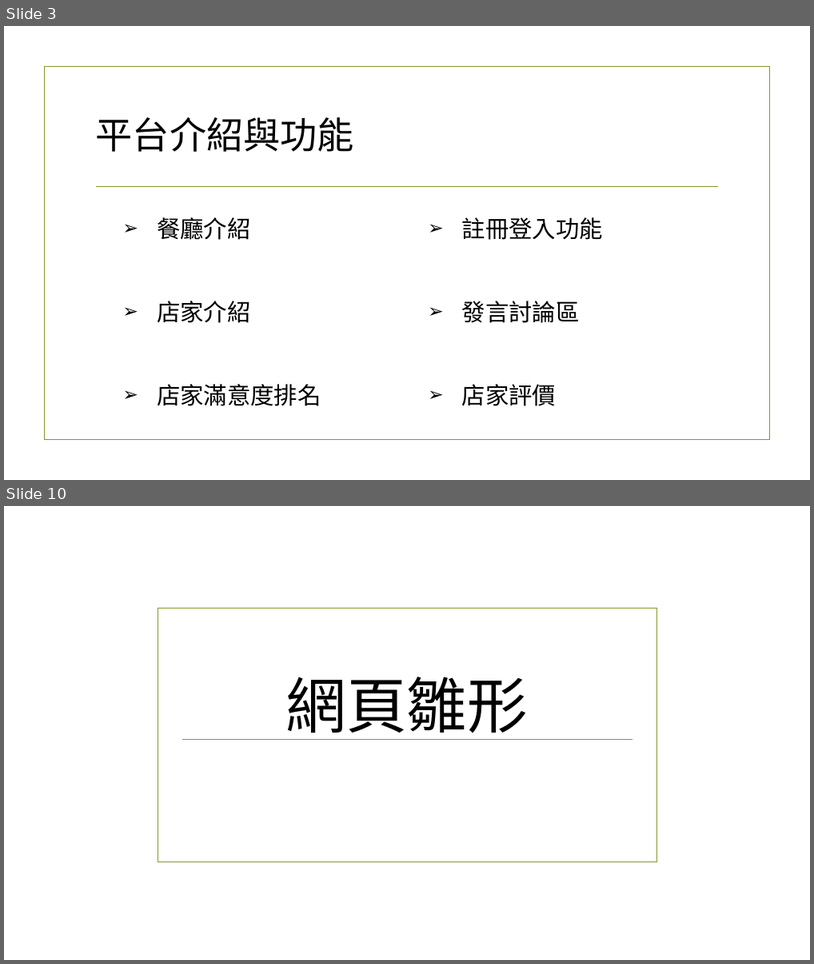
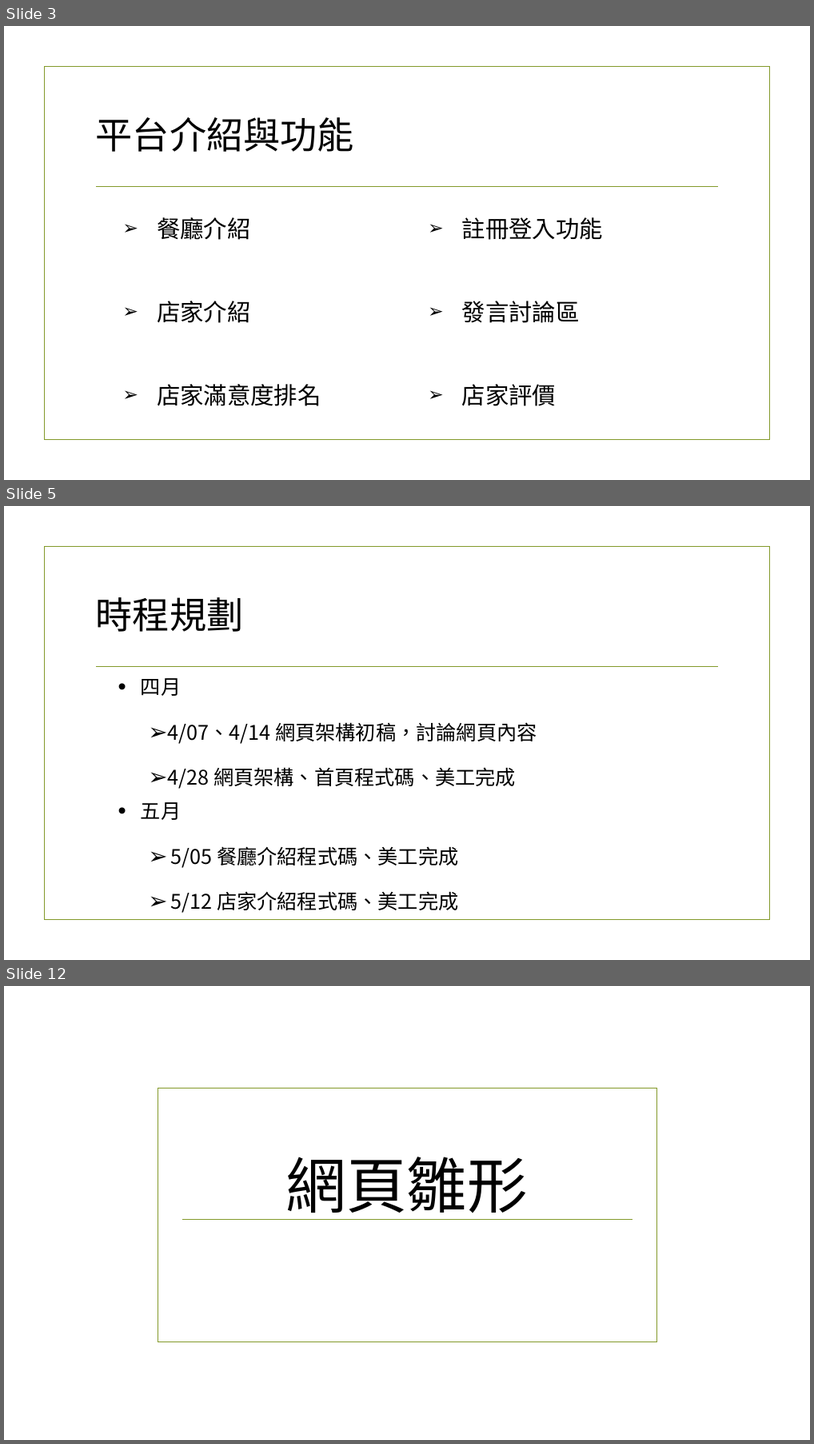
Before and after one commit to NTUST/Team-8, a slide deck: YUMMY-NTUST.pptx. Shown one above the other, each under a label of ours: slides 3 and 10 before the commit, slides 3, 5 and 12 after it; the slides between them are not shown. The pictures are 814x964 and 814x1444 pixels, drawn with LibreOffice and Linux fonts; fonts in the diff are those of the drawing; background and template pictures are left out. Boxes give left, top, right and bottom in pixels: in the first picture for what was removed or moved away, otherwise in the second. Text is boxed around its words. In the diff, an @@ line names an element or a change of style, - is before the commit and + after.

```diff
--- a/YUMMY-NTUST.pptx
+++ b/YUMMY-NTUST.pptx
@@ slide 5 added at (4, 506, 810, 960), background picture (left out); not listed: 2 template elements that a slide beside it also shows @@
@@ title added at (96, 597, 244, 632), 44 pt, text #000000 @@
+時程規劃
@@ text added at (141, 678, 538, 912), 24 pt, text #000000 @@
+  • 四月
+    ➢ 4/07、4/14 網頁架構初稿，討論網頁內容
+    ➢ 4/28 網頁架構、首頁程式碼、美工完成
+  • 五月
+    ➢ 5/05 餐廳介紹程式碼、美工完成
+    ➢ 5/12 店家介紹程式碼、美工完成
@@ what was slide 10 is now slide 12 @@
```
Also in this commit, not shown: 6 slides changed, 1 other slide added.
